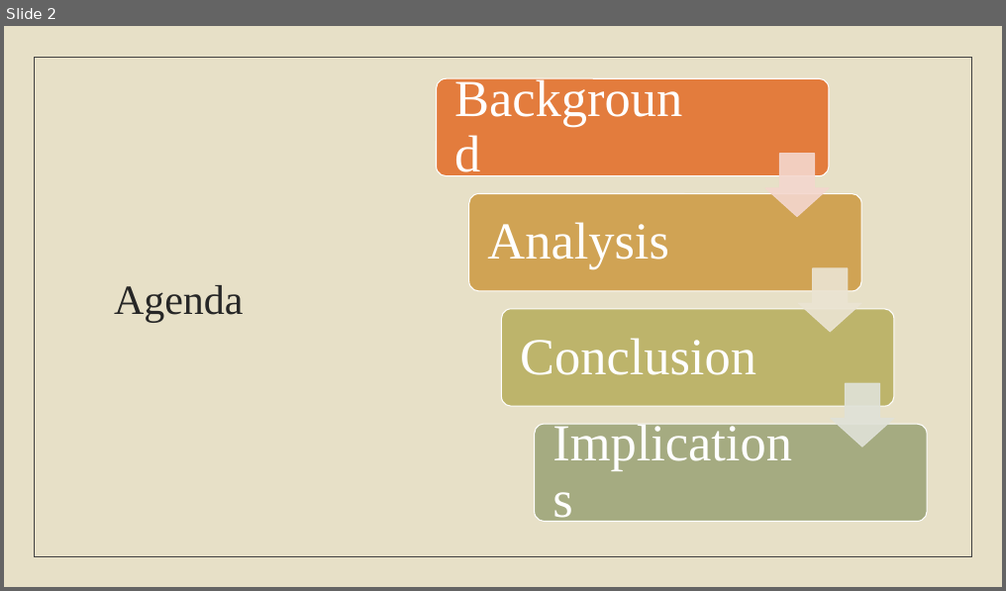
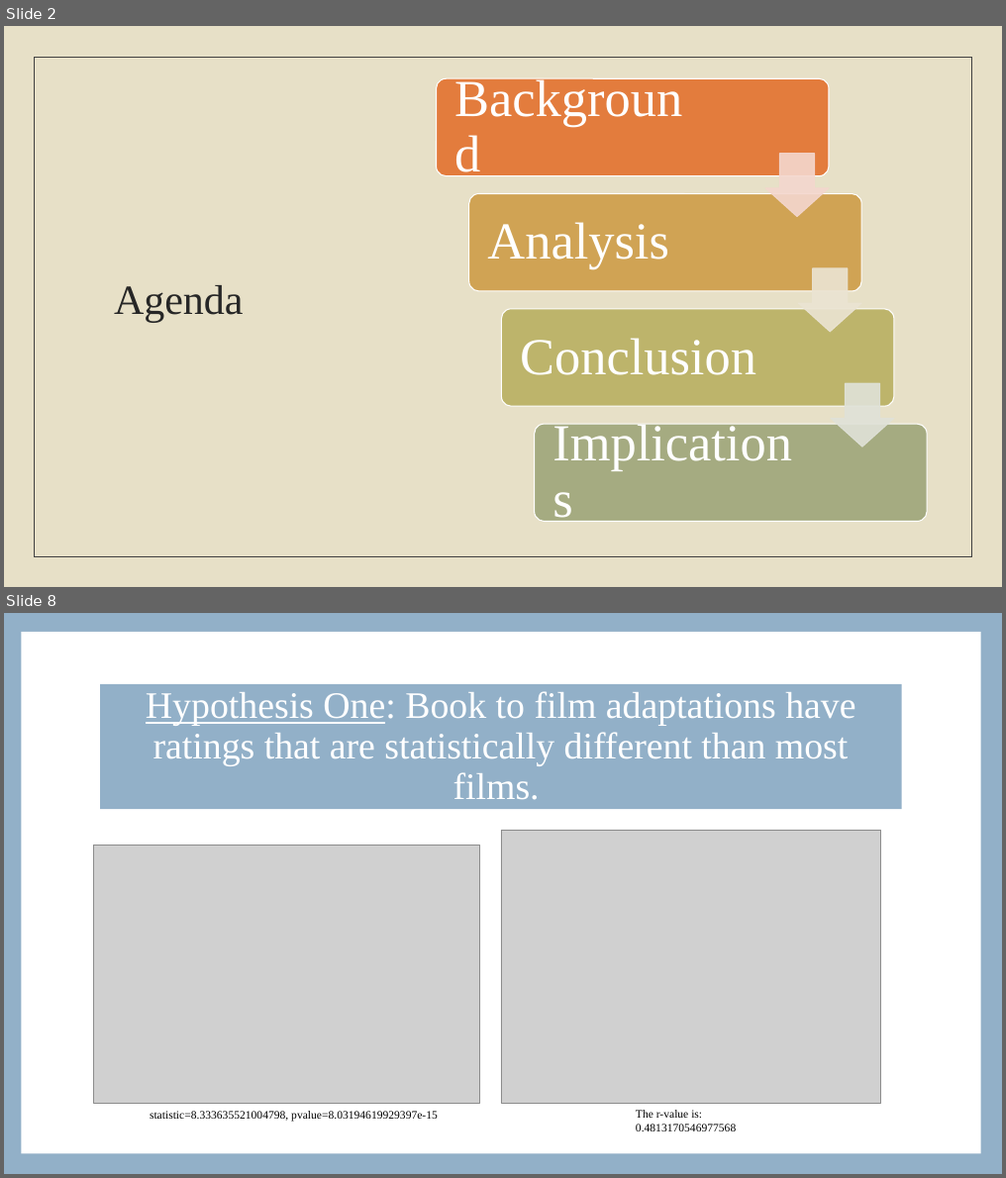
Before and after one commit to laurenemilyto/film_adapatation_success, a slide deck: Steg_pres.pptx. Shown one above the other, each under a label of ours: slide 2 before the commit, slides 2 and 8 after it; the slides between them are not shown. The pictures are 1006x591 and 1006x1178 pixels, drawn with LibreOffice and Linux fonts; fonts in the diff are those of the drawing; grey boxes stand for pictures. Boxes give left, top, right and bottom in pixels: in the first picture for what was removed or moved away, otherwise in the second. Text is boxed around its words. In the diff, an @@ line names an element or a change of style, - is before the commit and + after.

```diff
--- a/Steg_pres.pptx
+++ b/Steg_pres.pptx
@@ slide 8 added at (4,613,1002,1174), background #FFFFFF @@
@@ rectangle added at (4,613,1002,1174), fill #92B0C8 @@
@@ rectangle added at (21,632,981,1155), fill #FFFFFF @@
@@ title added at (101,684,902,809), fill #92B0C8, 36 pt, text #FFFFFF @@
+Hypothesis One: Book to film adaptations have ratings that are statistically different than most films.
@@ picture added at (93,845,480,1103) @@
@@ picture added at (501,830,881,1104) @@
@@ text added at (150,1111,438,1122), 11 pt, text #000000 @@
+statistic=8.333635521004798, pvalue=8.03194619929397e-15
@@ text added at (636,1110,736,1132), 11 pt, text #000000 @@
+The r-value is: 0.4813170546977568
```
Also in this commit, not shown: 6 slides changed, 6 other slides added, 6 slides removed, 1 other file.
